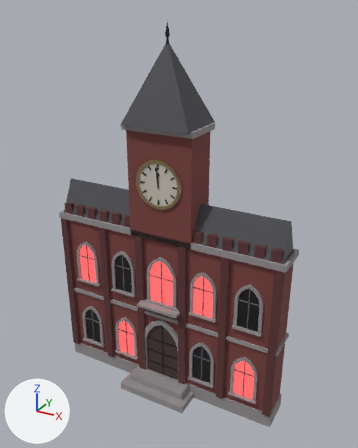
Renders of the glTF model assets/models/environment/scarlet_mansion/mansion_facade.glb from each side of a commit.
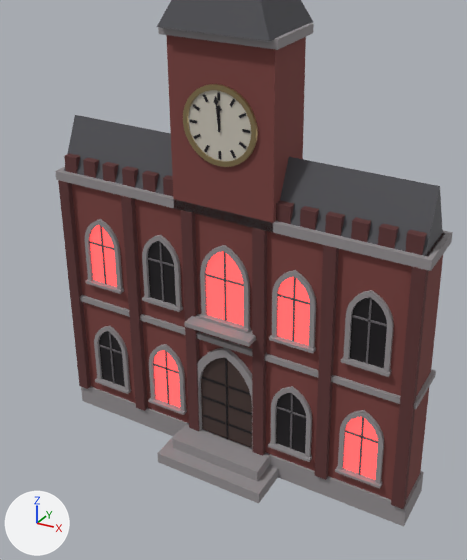
Old and new are each drawn whole from a 50 mm lens placed at (14.68, -25.37, 25.22), pointed at (0.73, -0.01, 12.54) and again close up on the part from 7% to 86% of the width and 24% to 100% of the height. Every picture has the same lights, and +X, +Y and +Z are marked at lower left. The older version's two pictures come first. Vertices at exactly the same position are counted once.

The first close-up shows 'MansionFacade'.
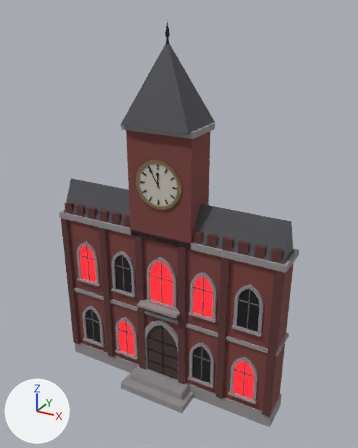
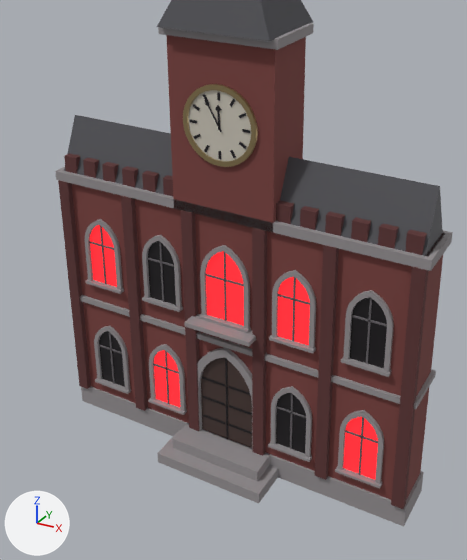
What differs and where, as boxes [x1, y1, x2, y2] in the close-ups (467 x 560 px; the box of a moved part takes in the faces that stretch with it):
'MansionFacade', recoloured, surface changed: [86, 93, 381, 484] in both
part 1 of me_mansionfacade, moved or reshaped: before [214, 96, 220, 132]; after [204, 98, 222, 132]

Patch to the scene script:
```diff
--- a/assets/models/environment/scarlet_mansion/mansion_facade.glb.py
+++ b/assets/models/environment/scarlet_mansion/mansion_facade.glb.py
@@ mat_windowglow @@
 mat_windowglow.base_color = (0.75, 0.05, 0.05)  # red #e13f3f
-mat_windowglow.emission_color = (1.0, 0.0667, 0.0667)  # red #ff4949
-mat_windowglow.emission_strength = 1.875
+mat_windowglow.emission_color = (1.0, 0.0171, 0.0257)  # red #ff232c
+mat_windowglow.emission_strength = 1.12
@@ me_mansionfacade @@
 me_mansionfacade.from_pydata(...)  # 1714 vertices, 3088 faces; spans x -8.2..8.2, y -2.8..1.7, z 0.0..24.5
 # used by ob_mansionfacade; location = (0.0, 0.0, 0.0)
+# me_mansionfacade part 1: 8 vertices moved from x -0.2..0.1, y -1.3, z 15.2..16.3 to x -0.5..0.1, y -1.3, z 15.2..16.2; 9 vertices removed from x -0.1..0.0, y -1.3, z 15.2..16.5; 9 vertices added at x -0.6..0.1, y -1.3, z 15.2..16.4
 me_mansionfacade.materials.append(mat_sdm_brick)
```
